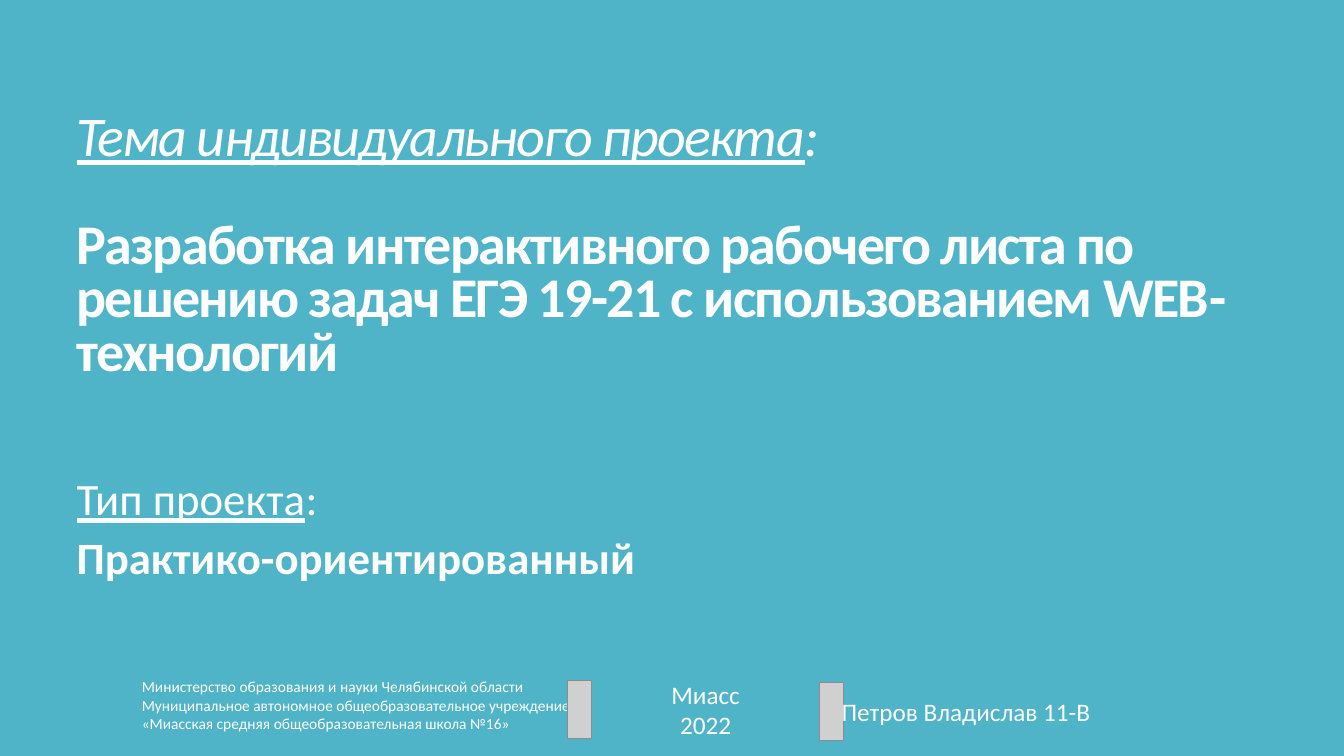
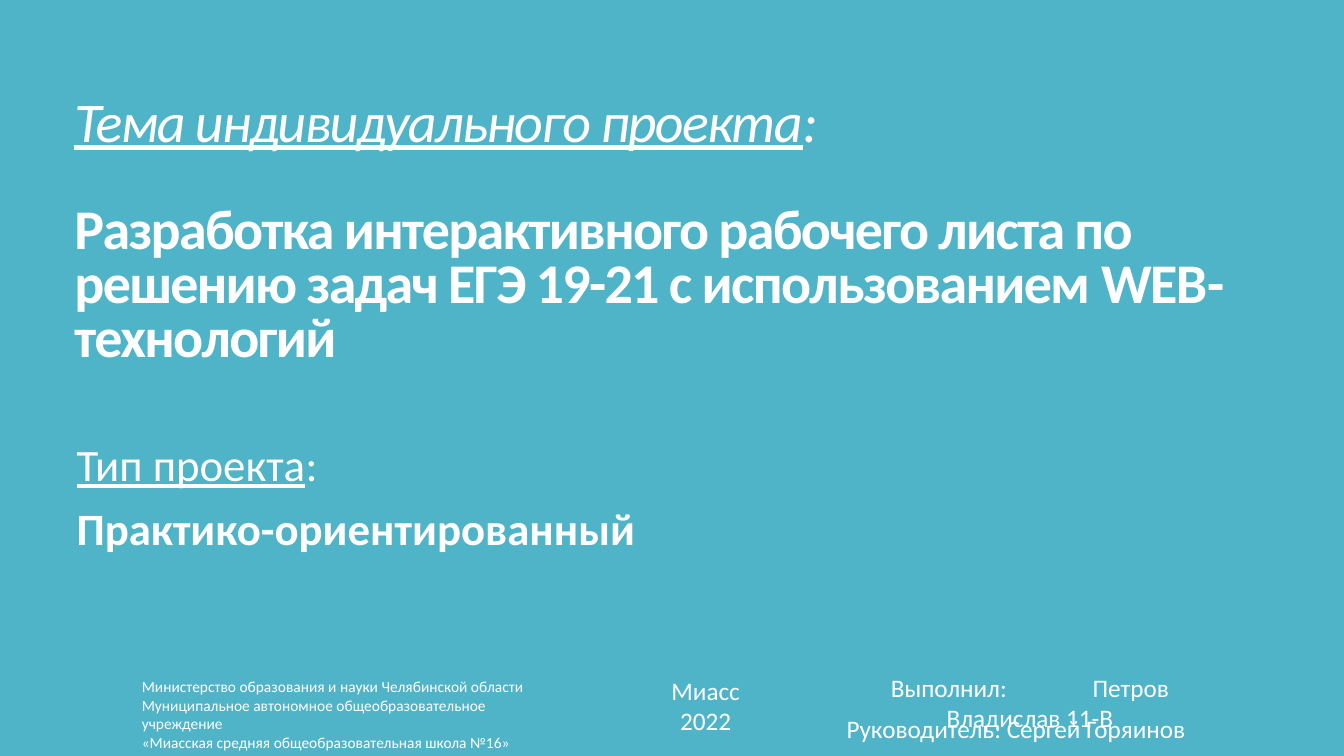
Before and after one commit to VladPetrov3/School_Project_EGE, a slide deck: slide 1 of Теория игр.pptx. Drawn at 1344x756 pixels with LibreOffice and Linux fonts; fonts in the diff are those of the drawing; grey boxes stand for pictures; background and template pictures are left out. Boxes give left, top, right and bottom in pixels: in the first picture for what was removed or moved away, otherwise in the second. Text is boxed around its words. In the diff, an @@ line names an element or a change of style, - is before the commit and + after.

```diff
--- a/Теория игр.pptx
+++ b/Теория игр.pptx
@@ title "Тема индивидуального проекта: Разработка интерактивного ...": place and size @@
-title "Тема индивидуального проекта: Разработка интерактивного ..." at [77,120,1226,372]
+title "Тема индивидуального проекта: Разработка интерактивного ..." at [74,106,1224,358]
@@ subtitle "Тип проекта:": place and size @@
-subtitle "Тип проекта:" at [77,486,635,581]
+subtitle "Тип проекта:" at [77,452,635,552]
@@ subtitle "Тип проекта:" at [77,452,635,552]: line spacing 0.75 to 0.85 @@
@@ text "Министерство образования и науки Челябинской ..." rewrapped from [142,681,570,732] to [142,681,523,751] @@
@@ picture removed at [568,682,592,739] @@
@@ text "Миасс": place and size @@
-text "Миасс" at [671,688,739,734]
+text "Миасс" at [671,684,739,730]
@@ picture removed at [820,683,844,740] @@
@@ text at [891,681,1169,734]: text changed @@
-Петров Владислав 11-В
+Выполнил: Петров Владислав 11-В
@@ text added at [847,717,1185,742], 18 pt, text #FFFFFF @@
+Руководитель: Сергей Горяинов
```
Also in this commit, not shown: 2 other files.
